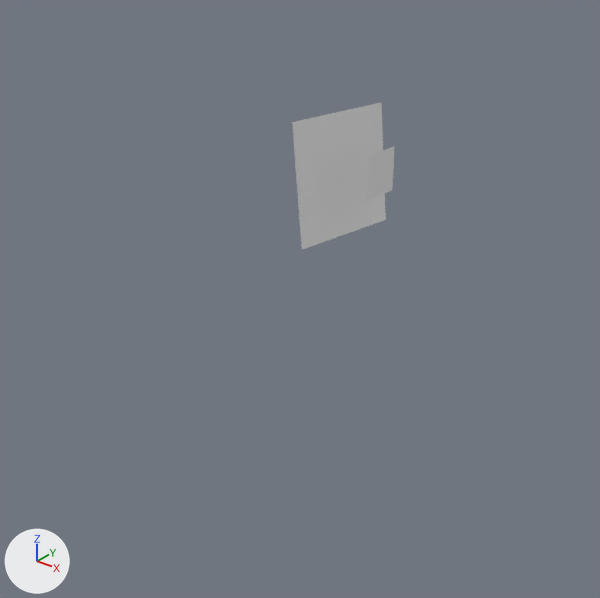
One commit to the Blender file Code/BlenderProject/prototype.blend: the scene before it, then after it.
One viewpoint serves both versions: a 50 mm lens placed at (75.0, -90.2, 37.7), pointed at (4.7, -2.2, -16.8). Every picture has the same lights, and +X, +Y and +Z are marked at lower left. The same objects are shown in both versions, whatever each file hides.

Objects in the first picture: 'eventJumpScare', 'eventWallVision'.
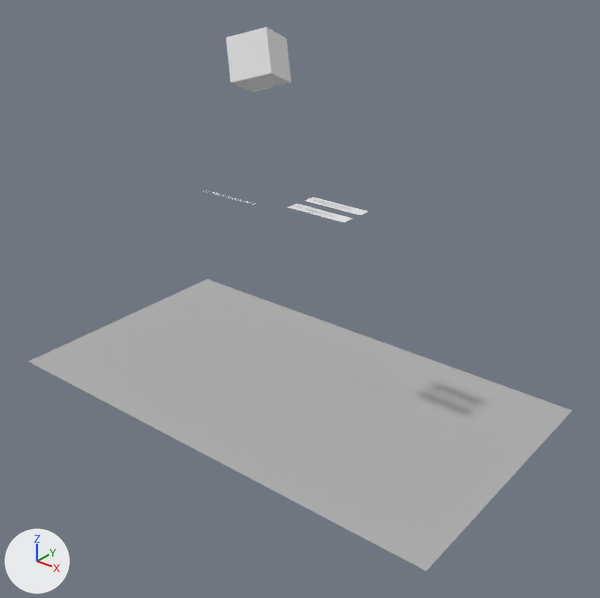
What changed in the scene script:
```text
Add mat_materialmenu:
    mat_materialmenu = diffuse_material('MaterialMenu')
    mat_materialmenu.base_color = (0.436, 0.436, 0.436)  # grey #b0b0b0
Add mat_materialcube:
    mat_materialcube = diffuse_material('MaterialCube')
    mat_materialcube.base_color = (0.8, 0.8, 0.8)  # white #e7e7e7
Change me_plane_005:
    where me_plane_005.from_pydata(...)  # 4 vertices, 1 face; spans x -1.0..1.0, y -1.0..1.0, z 0.0
    remove me_plane_005.materials.append(mat_material)  # white #e7e7e7
    add me_plane_005.materials.append(mat_materialmenu)  # grey #b0b0b0
Add me_plane:
    me_plane.from_pydata([(1.0, -1.0, 0.0), (-1.0, -1.0, 0.0), (1.0, 1.0, 0.0), (-1.0, 1.0, 0.0)], [], [(1, 0, 2, 3)])
    me_plane.materials.append(mat_materialcube)  # white #e7e7e7
Add me_cube_015:
    me_cube_015.from_pydata(...)  # 3458 vertices, 3456 faces; spans x -1.0..1.0, y -1.0..1.0, z -1.0..1.0
    me_cube_015.polygons.foreach_set('use_smooth', [True] * 3456)
    me_cube_015.materials.append(mat_materialcube)  # white #e7e7e7
Change ob_eventwallvision:
    ob_eventwallvision.rotation_euler: (1.46, 0.00518, 1.432) -> (0.0, 0.0, 0.0)  # degrees (84, 0.3, 82) -> degrees (0, 0, 0)
    ob_eventwallvision.location: (11.07, -0.943, 3.501) -> (12.03, -7.24, 0.0)
    ob_eventwallvision.scale: (8.47, 8.47, 8.47) -> (4.69, 1.0, 1.0)
Change ob_eventjumpscare:
    ob_eventjumpscare.rotation_euler: (1.571, 0.0, 1.571) -> (0.0, 0.0, 0.0)  # degrees (90, 0, 90) -> degrees (0, 0, 0)
    ob_eventjumpscare.location: (17.72, -1.624, 5.09) -> (-0.131, 0.272, -34.9)
    ob_eventjumpscare.scale: (3.02, 3.02, 3.02) -> (39.8, 22.1, 15.6)
Add ob_buttonrelax:
    ob_buttonrelax = bpy.data.objects.new('ButtonRelax', me_plane)
    ob_buttonrelax.location = (12.1, -3.7, 0.0)
    ob_buttonrelax.scale = (4.69, 1.0, 1.0)
Add ob_cube:
    ob_cube = bpy.data.objects.new('Cube', me_cube_015)
    ob_cube.location = (-5.0, 0.7, 16.7)
    ob_cube.rotation_euler = (-0.391, -0.276, 0.319)  # degrees (-22, -16, 18)
    ob_cube.scale = (3.22, 3.22, 3.22)
```

Pixel boxes (x1, y1, x2, y2) of what changed, in the pictures (600 x 598 px):
'eventJumpScare', recoloured, moved, rescaled, turned: before (367, 146, 395, 201); after (28, 279, 572, 571)
'eventWallVision', moved, rescaled, turned: before (292, 103, 386, 250); after (288, 204, 353, 223)
'Cube', added: after (226, 27, 291, 92)
'ButtonRelax', added: after (305, 197, 369, 215)
'Text.001', now drawn: after (296, 206, 335, 217)
